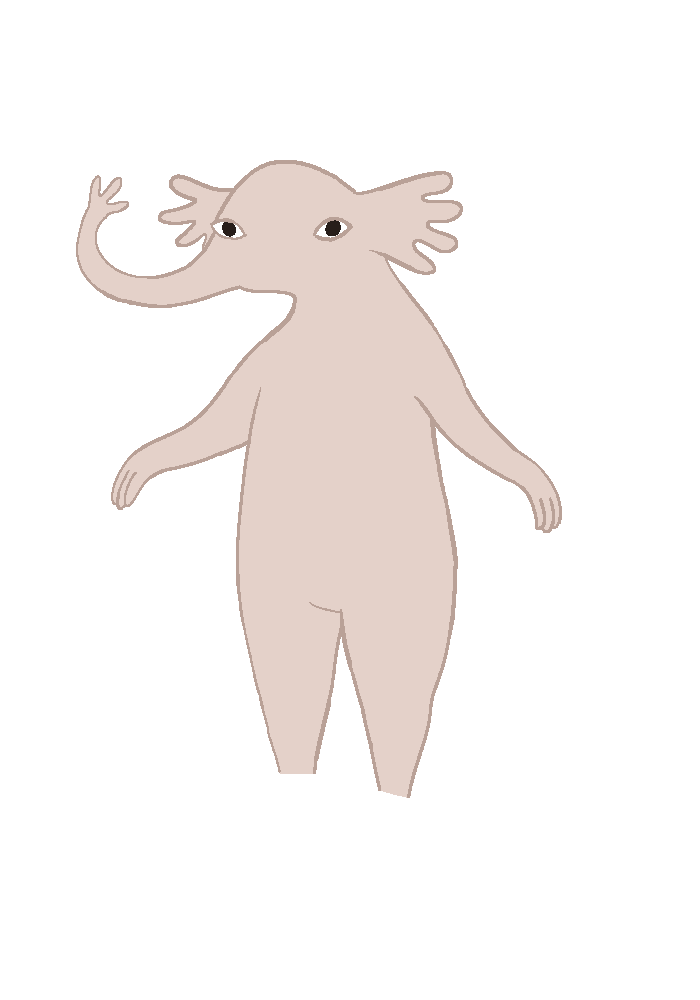
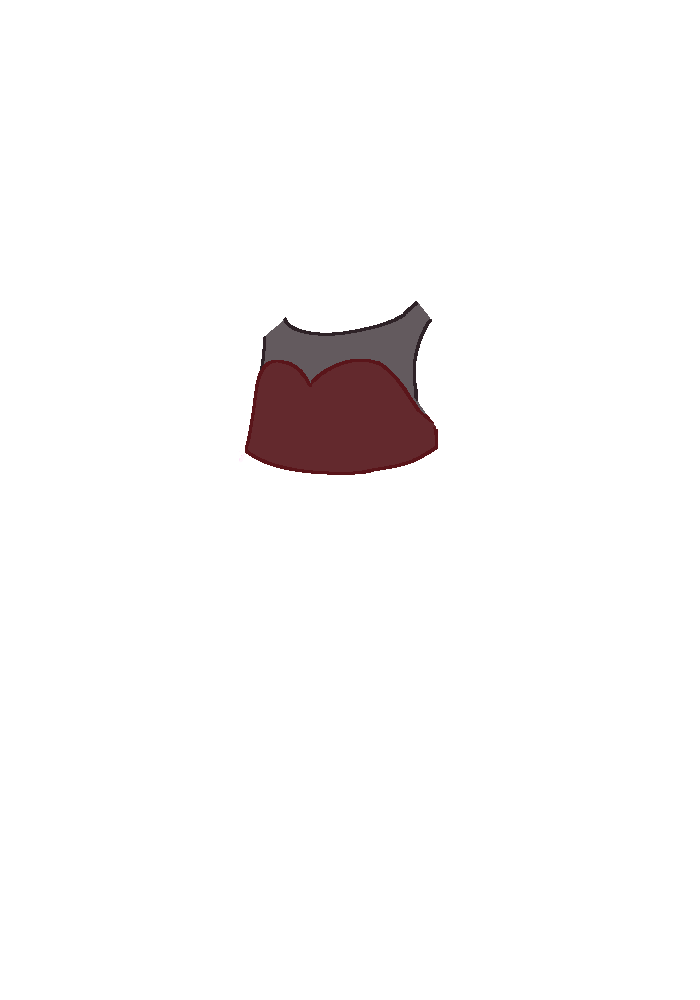
Revision of a layered 700px x 1000px image; what changed, layer by layer:
hid "Paint Layer 7", painted on it over [192, 192, 384, 512]
added group "Group 23" with 2 layers above "tankLong.png" over [76, 160, 562, 798]
added layer "sleevlessTank.png" in group "Group 23" over [76, 160, 562, 798]
moved "Background" into group "Group 9" over [76, 160, 562, 798]
